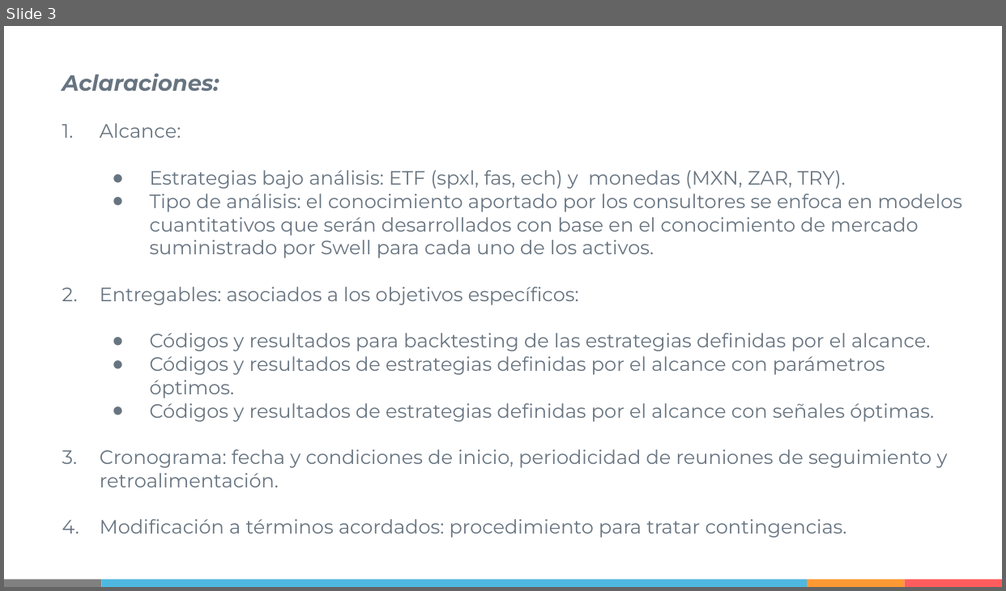
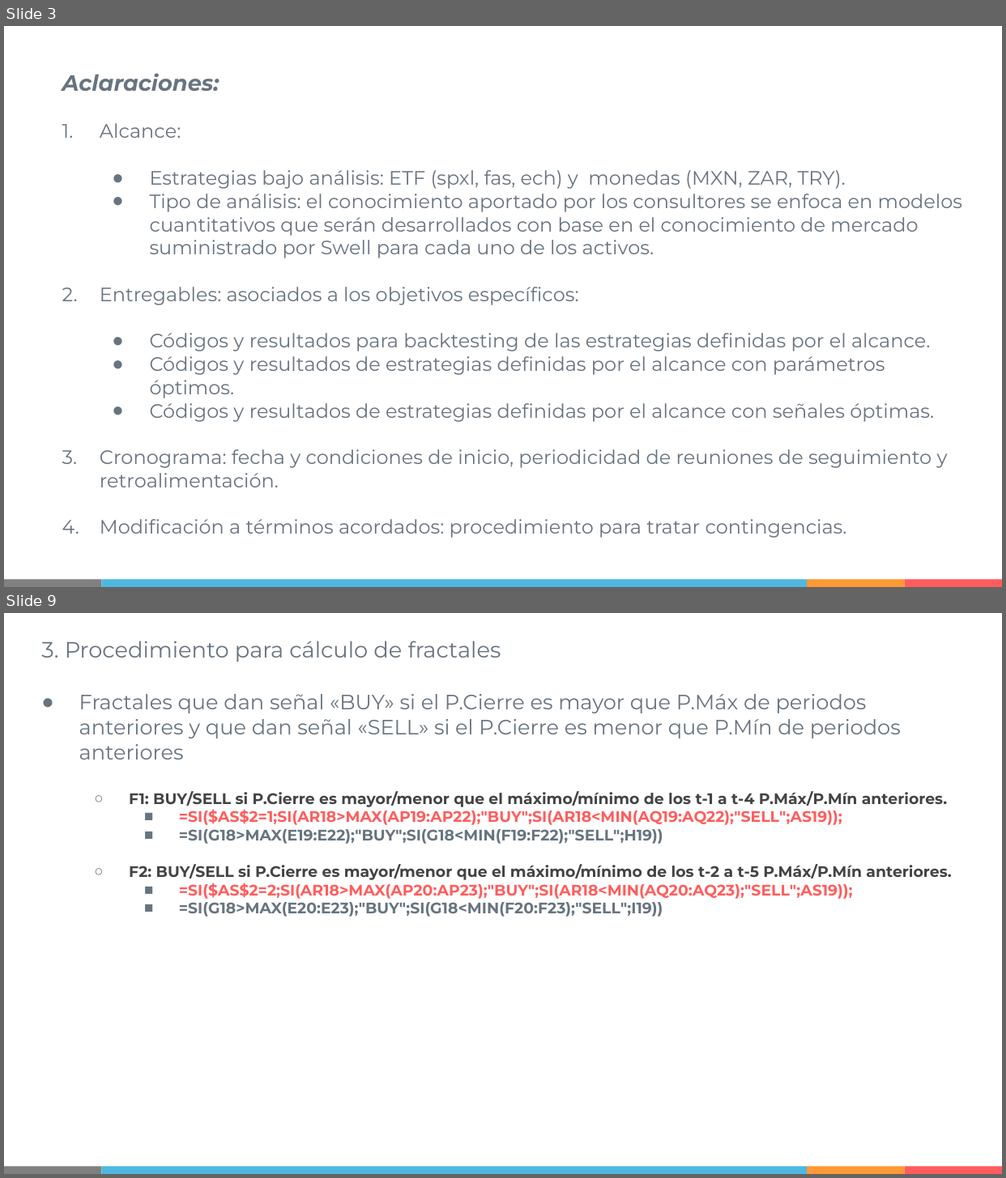
Before and after one commit to IISOS/Swell_2_Optimizacion_estrategias, a slide deck: Presentaciones/Swell - Optimización de estrategias - Plan de trabajo.pptx. Shown one above the other, each under a label of ours: slide 3 before the commit, slides 3 and 9 after it; the slides between them are not shown. The pictures are 1006x591 and 1006x1178 pixels, drawn with LibreOffice and Linux fonts; fonts in the diff are those of the drawing. Boxes give left, top, right and bottom in pixels: in the first picture for what was removed or moved away, otherwise in the second. Text is boxed around its words. In the diff, an @@ line names an element or a change of style, - is before the commit and + after.

```diff
--- a/Presentaciones/Swell - Optimización de estrategias - Plan de trabajo.pptx
+++ b/Presentaciones/Swell - Optimización de estrategias - Plan de trabajo.pptx
@@ slide 9 added at [4, 613, 1002, 1174], background #FFFFFF; not listed: 4 template elements that a slide beside it also shows @@
@@ text added at [41, 641, 951, 917], 11 pt, text #677480, bold @@
+3. Procedimiento para cálculo de fractales
+● Fractales que dan señal «BUY» si el P.Cierre es mayor que P.Máx de periodos anteriores y que dan señal «SELL» si el P.Cierre es menor que P.Mín de periodos anteriores
+  ○ F1: BUY/SELL si P.Cierre es mayor/menor que el máximo/mínimo de los t-1 a t-4 P.Máx/P.Mín anteriores.
+    ■ =SI($AS$2=1;SI(AR18>MAX(AP19:AP22);"BUY";SI(AR18<MIN(AQ19:AQ22);"SELL";AS19));
+    ■ =SI(G18>MAX(E19:E22);"BUY";SI(G18<MIN(F19:F22);"SELL";H19))
+  ○ F2: BUY/SELL si P.Cierre es mayor/menor que el máximo/mínimo de los t-2 a t-5 P.Máx/P.Mín anteriores.
+    ■ =SI($AS$2=2;SI(AR18>MAX(AP20:AP23);"BUY";SI(AR18<MIN(AQ20:AQ23);"SELL";AS19));
+    ■ =SI(G18>MAX(E20:E23);"BUY";SI(G18<MIN(F20:F23);"SELL";I19))
```
Also in this commit, not shown: 1 slide changed, 15 other slides added, 11 other files.
